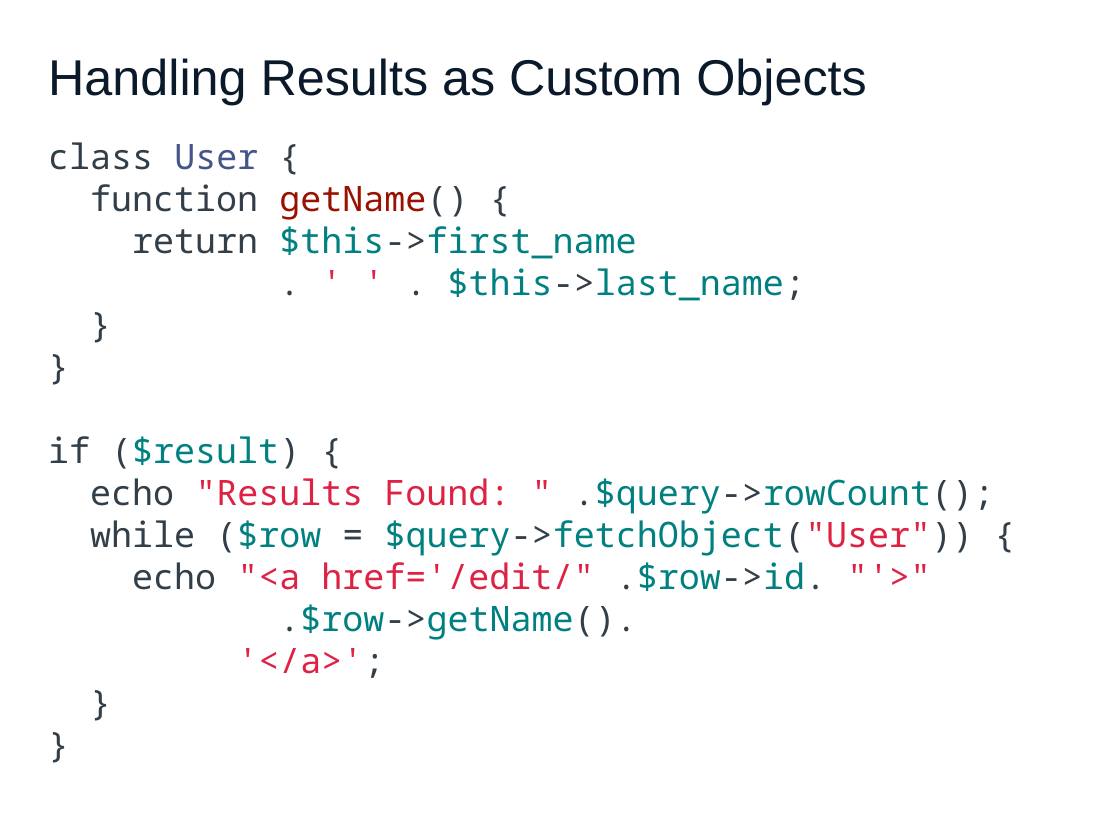
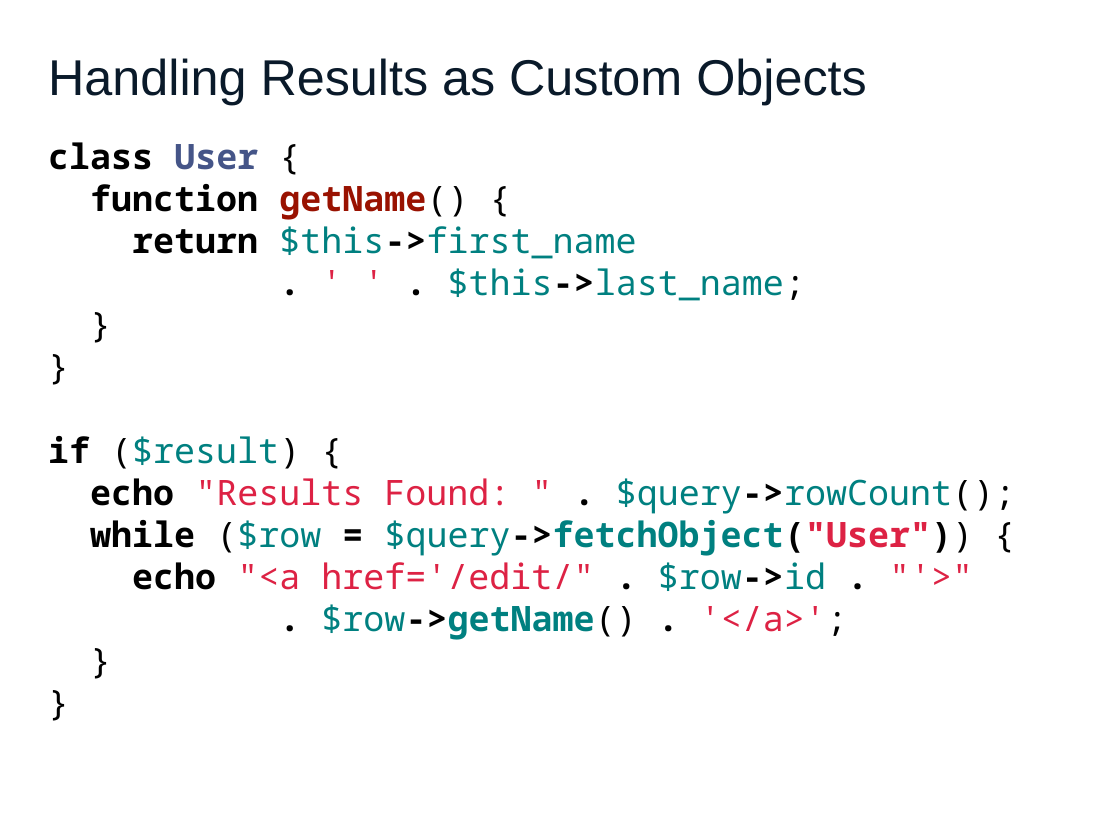
Before and after one commit to PHPEmbark/curriculum, a slide deck: slide 62 of course/3 - Data and SQL/Data and SQL.pptx (slide 90 before the commit). Drawn at 1120x840 pixels with LibreOffice and Linux fonts; fonts in the diff are those of the drawing. Boxes give left, top, right and bottom in pixels: in the first picture for what was removed or moved away, otherwise in the second. Text is boxed around its words. In the diff, an @@ line names an element or a change of style, - is before the commit and + after.

```diff
--- a/course/3 - Data and SQL/Data and SQL.pptx
+++ b/course/3 - Data and SQL/Data and SQL.pptx
@@ text at (x1=48, y1=142, x2=974, y2=556): text colour #323E48 to #000000 in "class {", "function getName() {", "return $this->first_name", ". . $this->last_name;" and 6 more places; bold on in "class User", "function getName()", "return $this->first_name", ". . $this->last_name;" and 2 more places @@
@@ text at (x1=90, y1=478, x2=1015, y2=514): spaces changed @@
-echo "Results Found: " .$query->rowCount();
+echo "Results Found: " . $query->rowCount();
@@ text at (x1=132, y1=562, x2=847, y2=640): text changed @@
-echo "<a href='/edit/" .$row->id. "'>"
-.$row->getName().
-'</a>';
+echo "<a href='/edit/" . $row->id . "'>"
+. $row->getName() . '</a>';
```
Also in this commit, not shown: 55 other slides changed, 3 slides added, 31 slides removed, 2 other files.
